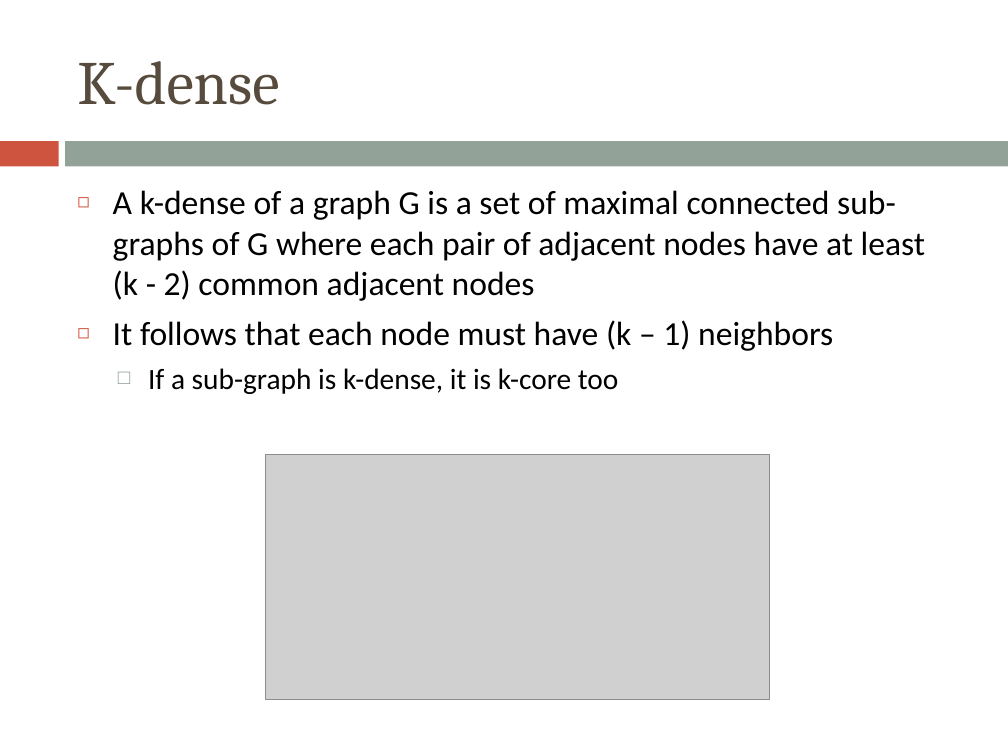
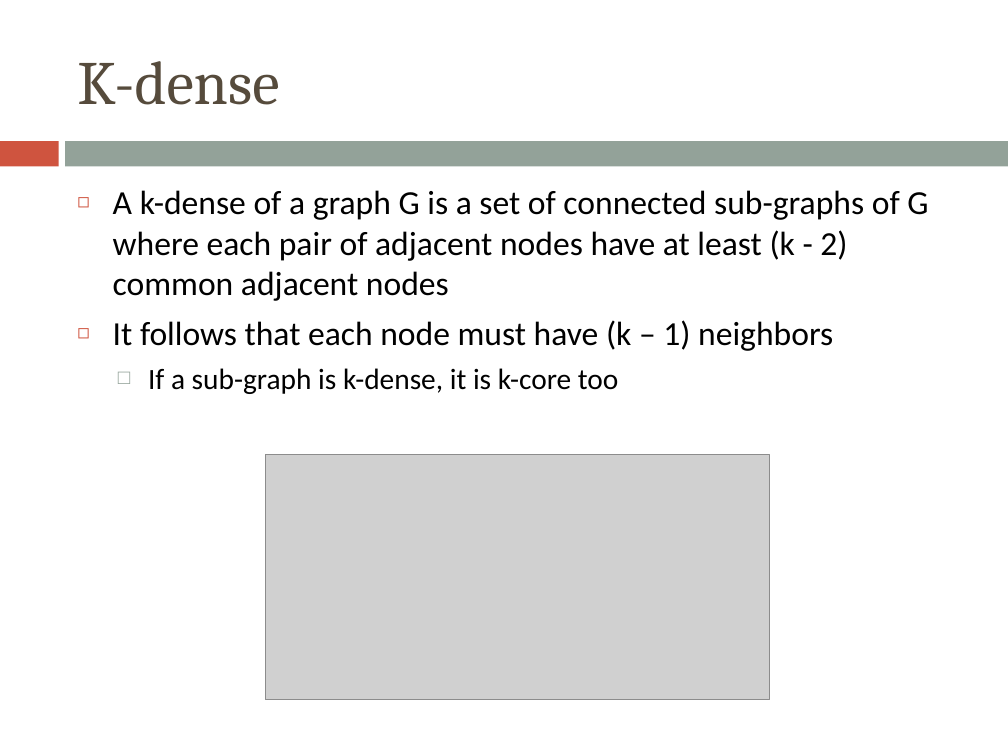
Before and after one commit to morellid/k-dense, a slide deck: slide 4 of presentation/kcore-kdense.pptx. Drawn at 1008x756 pixels with LibreOffice and Linux fonts; fonts in the diff are those of the drawing; grey boxes stand for pictures. Boxes give left, top, right and bottom in pixels: in the first picture for what was removed or moved away, otherwise in the second. Text is boxed around its words. In the diff, an @@ line names an element or a change of style, - is before the commit and + after.

```diff
--- a/presentation/kcore-kdense.pptx
+++ b/presentation/kcore-kdense.pptx
@@ text at (x1=113, y1=190, x2=928, y2=301): text changed @@
-◻ A k-dense of a graph G is a set of maximal connected sub-graphs of G where each pair of adjacent nodes have at least (k - 2) common adjacent nodes
+◻ A k-dense of a graph G is a set of connected sub-graphs of G where each pair of adjacent nodes have at least (k - 2) common adjacent nodes
```
Also in this commit, not shown: 1 other slide changed.
